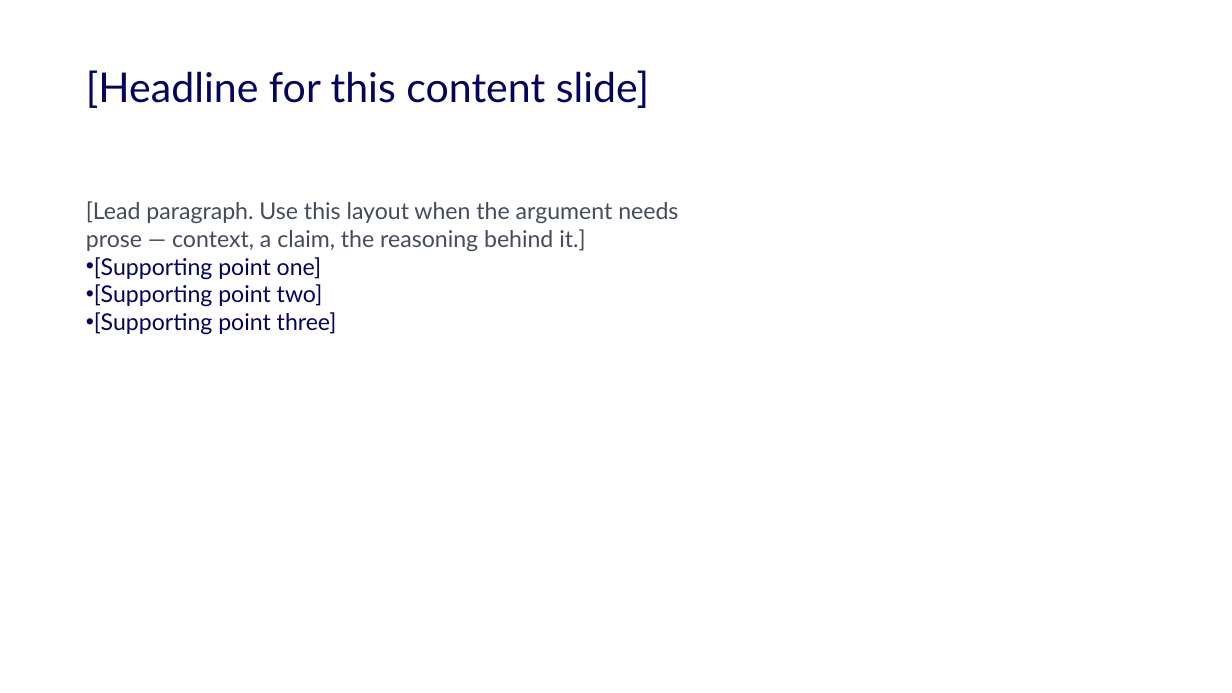
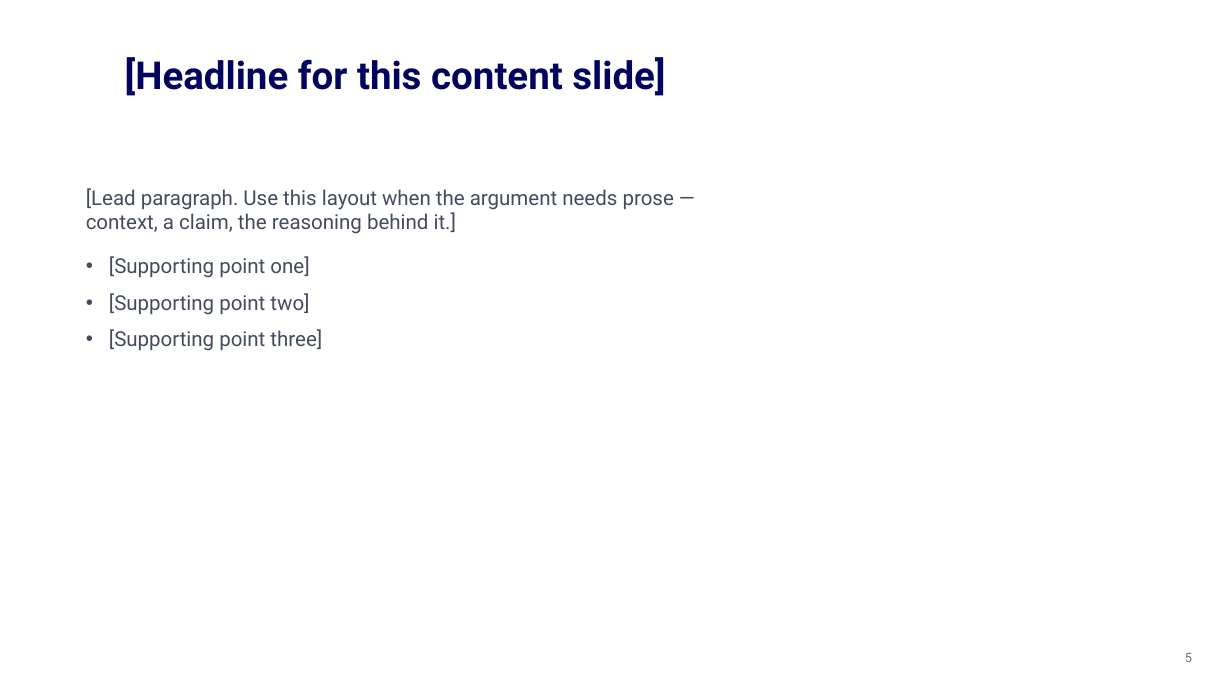
Before and after one commit to accelerate-data/ad-design-system, a slide deck: slide 5 of pitch/Vibedata-Pitch-Template.pptx (slide 4 before the commit). Drawn at 1232x693 pixels with LibreOffice and Linux fonts; fonts in the diff are those of the drawing; background and template pictures are left out. Boxes give left, top, right and bottom in pixels: in the first picture for what was removed or moved away, otherwise in the second. Text is boxed around its words. In the diff, an @@ line names an element or a change of style, - is before the commit and + after.

```diff
--- a/pitch/Vibedata-Pitch-Template.pptx
+++ b/pitch/Vibedata-Pitch-Template.pptx
@@ title "[Headline for this content slide]": place and size @@
-title "[Headline for this content slide]" at (86,70,649,108)
+title "[Headline for this content slide]" at (125,57,665,96)
@@ title "[Headline for this content slide]" at (125,57,665,96): size 32 to 30 pt, font Lato to Roboto, bold on; alignment left to centre @@
@@ text "[Lead paragraph. Use this layout ...": place and size @@
-text "[Lead paragraph. Use this layout ..." at (86,201,678,335)
+text "[Lead paragraph. Use this layout ..." at (86,188,674,351)
@@ text "[Lead paragraph. Use this layout ..." at (86,188,674,351): size 18 to 16 pt, font Lato to Roboto; text colour #03045E to #444C5C in "[Supporting point one]", "[Supporting point two]", "[Supporting point three]"; indent changed; more space between paragraphs @@
@@ page number added at (1185,653,1192,662), 10 pt, text #6B7280 @@
+5
```
Also in this commit, not shown: 15 other slides changed, 1 slide added.
